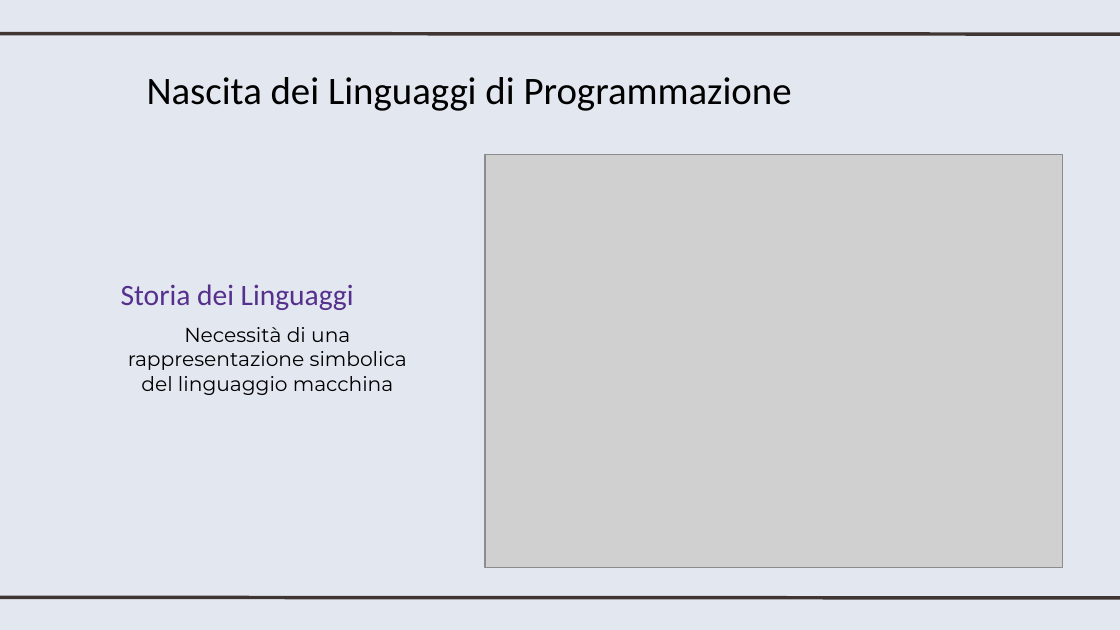
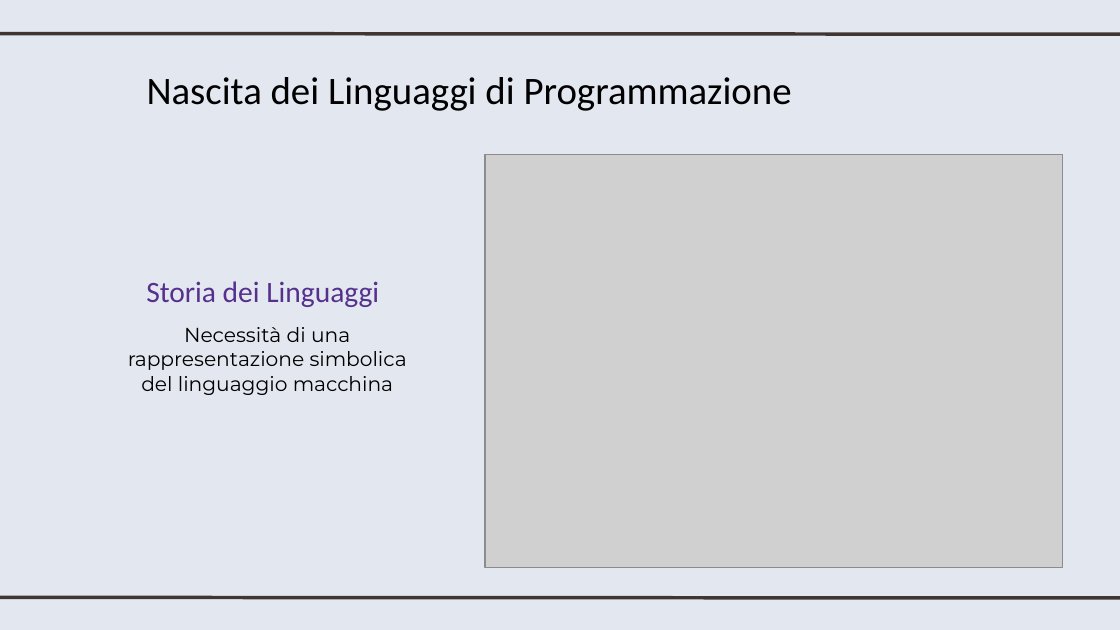
Before and after one commit to Monf11/SciVis, a slide deck: slide 2 of presentazione/LinguaggiDiProgrammazione_1.pptx. Drawn at 1120x630 pixels with LibreOffice and Linux fonts; fonts in the diff are those of the drawing; grey boxes stand for pictures. Boxes give left, top, right and bottom in pixels: in the first picture for what was removed or moved away, otherwise in the second. Text is boxed around its words. In the diff, an @@ line names an element or a change of style, - is before the commit and + after.

```diff
--- a/presentazione/LinguaggiDiProgrammazione_1.pptx
+++ b/presentazione/LinguaggiDiProgrammazione_1.pptx
@@ text "Storia dei Linguaggi": place and size @@
-text "Storia dei Linguaggi" at (121, 284, 354, 310)
+text "Storia dei Linguaggi" at (146, 281, 379, 307)
```
Also in this commit, not shown: 6 other slides changed, 2 slides added, 2 slides removed, 1 other file.
